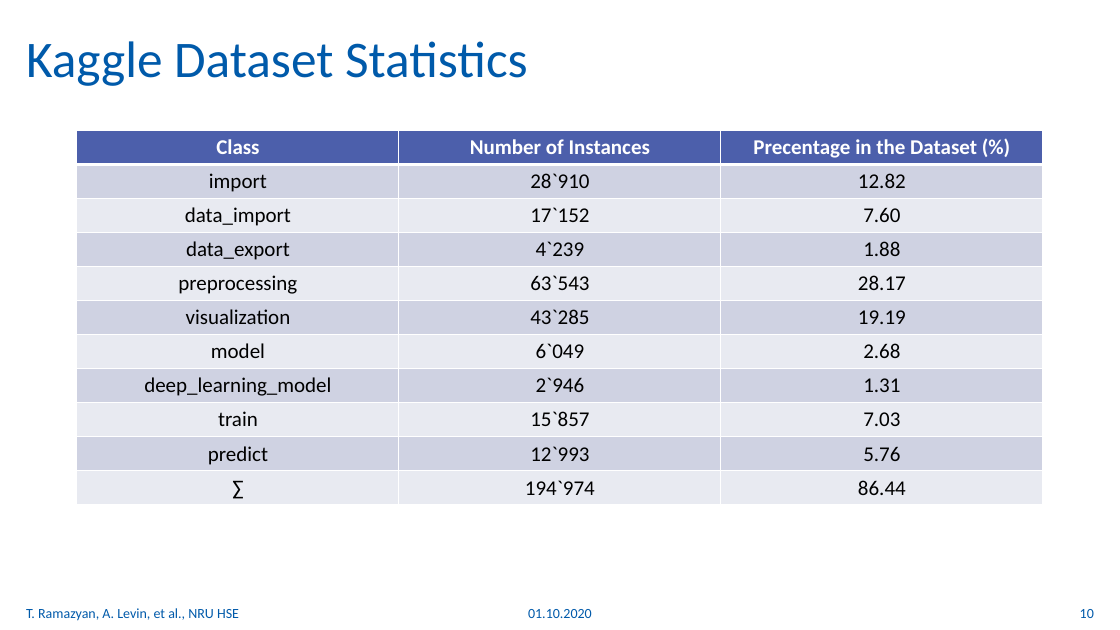
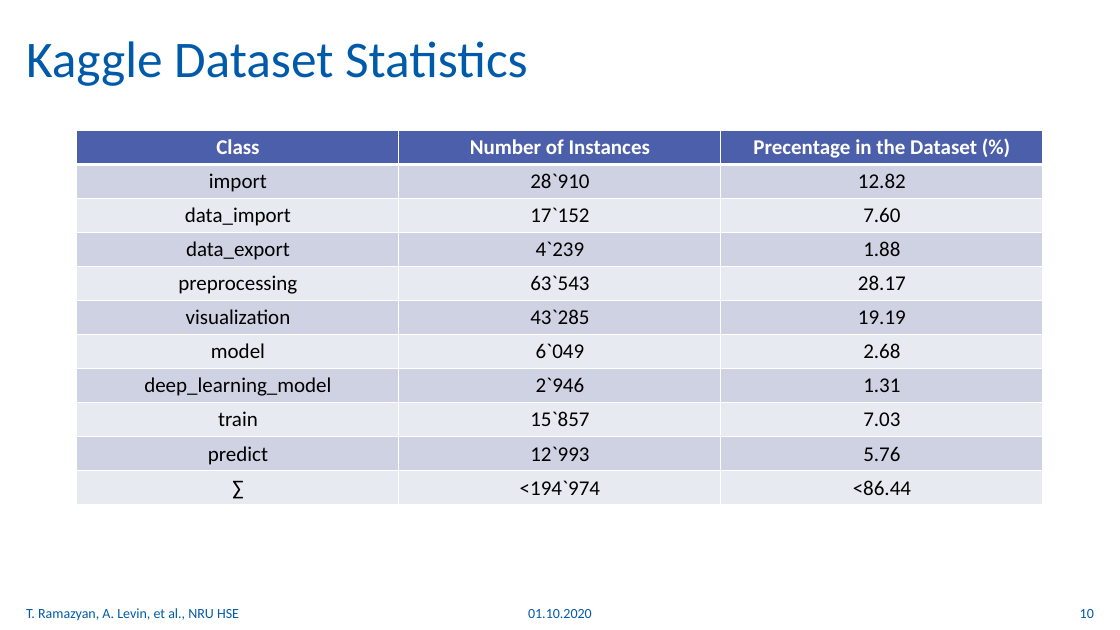
Before and after one commit to whatevernevermindbro/source_code_classification, a slide deck: slide 10 of nl2ml.pptx. Drawn at 1120x630 pixels with LibreOffice and Linux fonts; fonts in the diff are those of the drawing. Boxes give left, top, right and bottom in pixels: in the first picture for what was removed or moved away, otherwise in the second. Text is boxed around its words. In the diff, an @@ line names an element or a change of style, - is before the commit and + after.

```diff
--- a/nl2ml.pptx
+++ b/nl2ml.pptx
@@ table at bbox=[77, 130, 1043, 505] @@
-row 11, column 2: 194`974
+row 11, column 2: <194`974
-row 11, column 3: 86.44
+row 11, column 3: <86.44
```
Also in this commit, not shown: 1 other slide changed.
